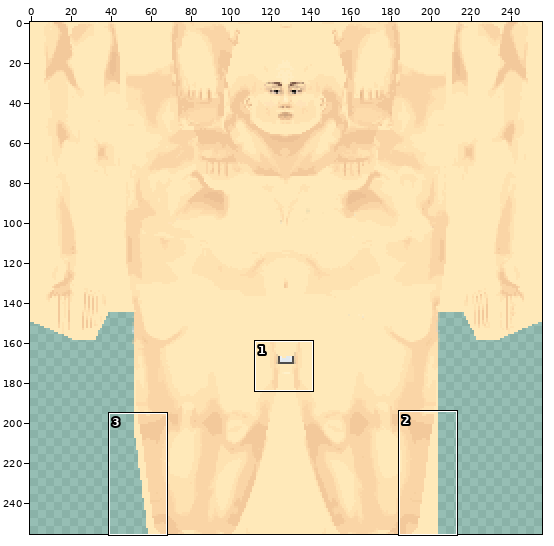
Sprite sheet, stored at Weeb Clothes Undies/media/textures/Body/FemaleBody01.png. Above: a wide view before the commit, with the close-up outlined.
Close-up. Before the edit:
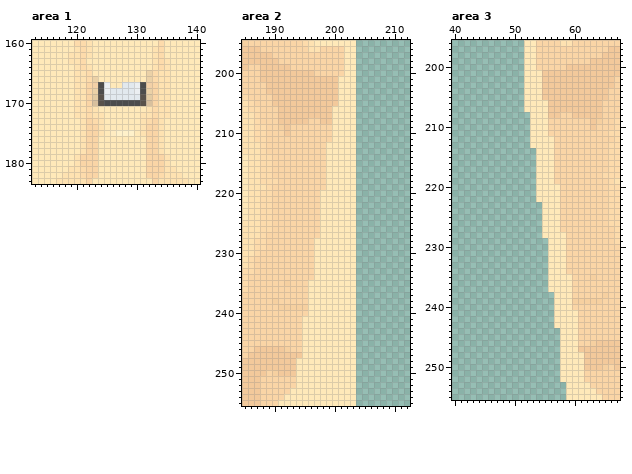
The file is 256x256 pixels. Pixels under 10% opacity are left out. Colours within 5 levels of each other are drawn and written as one. Shown: area 1: x 113..140, y 160..183; area 2: x 185..212, y 195..255; area 3: x 40..67, y 196..255. The commit also changed other parts of the picture, which this record leaves out.
The result:
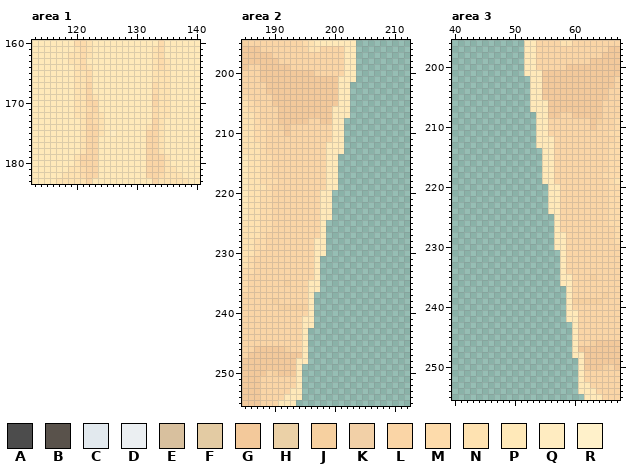
Palette (. is transparent): A #4c4c4c  B #59524b  C #e2e9ee  D #ebeff2  E #d8c09e  F #e3cba3  G #f3c99b  H #ebd1a7  J #f6d0a0  K #f2d0a7  L #fad5a6  M #fddbab  N #fee2b1  P #ffe9b9  Q #ffecc1  R #fff1ca
Change:
--- area 1
@@ x 120..135 @@
 164 NMNPPPPPPPPPPNMN
-165 NNMPPPPPPPPPHMNN
-166 NNMHPPPPPPPPHMNN
-167 NNLKADPPCCDAKLNN
-168 NNLHADCCCCDAHLNN
-169 NNLFBCCCCCCBFLNN
-170 NNLEBAAAAAABELNN
-171 NNMNPPPPPPPPNMNN
-172 NNMNNPPPPPPNNMNN
-173 PNLMNPPPPPPNMLNP
-174 PNLLNPPPPPPNLLNP
-175 PNLLNPQRRRPNLLNP
+165 NNMPPPPPPPPPPNNN
+166 NNMPPPPPPPPPPNNN
+167 NNLPPPPPPPPPPMNN
+168 NNLPPPPPPPPPPMNN
+169 NNLNPPPPPPPPPLNN
+170 NNLLPPPPPPPPPLNN
+171 NNMLPPPPPPPPPMNN
+172 NNLMNPPPPPPPPMNN
+173 PNLMNPPPPPPPPLNP
+174 PNLLNPPPPPPPNLNP
+175 PNLLNPQPPPPPLLNP
 176 PNLLPPPPPPPPLLNP
--- area 2
@@ x 192..205 @@
 201 GGGGGGGGGPPP..
-202 GGGGGGGGGPPP..
-203 GGGGGGGGGPPP..
-204 GGGGGGGGGPPP..
-205 GGGGGGGGGPPP..
-206 GGGGGGGGPPPP..
-207 GGGGGGGGPPPP..
-208 GGGGLLGGPPPP..
-209 GLLLLLLLPPPP..
-210 GLLLLLLLPPPP..
-211 LLLLLLLLPPPP..
-212 LLLLLLLPPPPP..
-213 LLLLLLLPPPPP..
-214 LLLLLLLPPPPP..
-215 LLLLLLLPPPPP..
-216 LLLLLLLPPPPP..
-217 LLLLLLLPPPPP..
-218 LLLLLLLPPPPP..
-219 LLLLLLLPPPPP..
-220 LLLLLLPPPPPP..
-221 LLLLLLPPPPPP..
-222 LLLLLLPPPPPP..
-223 LLLLLLPPPPPP..
-224 LLLLLLPPPPPP..
-225 LLLLLLPPPPPP..
-226 LLLLLLPPPPPP..
-227 LLLLLLPPPPPP..
-228 LLLLLPPPPPPP..
-229 LLLLLPPPPPPP..
-230 LLLLLPPPPPPP..
-231 LLLLLPPPPPPP..
-232 LLLLLPPPPPPP..
-233 LLLLLPPPPPPP..
-234 LLLLLPPPPPPP..
-235 JLLLPPPPPPPP..
-236 LLLLPPPPPPPP..
-237 LLLLPPPPPPPP..
-238 LLLLPPPPPPPP..
-239 JJJJPPPPPPPP..
-240 LLLLPPPPPPPP..
-241 LLLPPPPPPPPP..
-242 LLLPPPPPPPPP..
-243 LLLPPPPPPPPP..
-244 LLLPPPPPPPPP..
-245 LLLPPPPPPPPP..
-246 JLLPPPPPPPPP..
-247 GGGPPPPPPPPP..
-248 GGPPPPPPPPPP..
-249 GGPPPPPPPPPP..
-250 GGPPPPPPPPPP..
-251 LLPPPPPPPPPP..
-252 LLPPPPPPPPPP..
-253 LPPPPPPPPPPP..
-254 PPPPPPPPPPPP..
-255 PPPPPPPPPPPP..
+202 GGGGGGGGGPP...
+203 GGGGGGGGGPP...
+204 GGGGGGGGGPP...
+205 GGGGGGGGGPP...
+206 GGGGGGGGPPP...
+207 GGGGGGGGPPP...
+208 GGGGLLGGPP....
+209 GLLLLLLLPP....
+210 GLLLLLLLPP....
+211 LLLLLLLLPP....
+212 LLLLLLLPPP....
+213 LLLLLLLPPP....
+214 LLLLLLLPP.....
+215 LLLLLLLPP.....
+216 LLLLLLLPP.....
+217 LLLLLLLPP.....
+218 LLLLLLLPP.....
+219 LLLLLLLPP.....
+220 LLLLLLPP......
+221 LLLLLLPP......
+222 LLLLLLPP......
+223 LLLLLLPP......
+224 LLLLLLPP......
+225 LLLLLLP.......
+226 LLLLLLP.......
+227 LLLLLLP.......
+228 LLLLLPP.......
+229 LLLLLPP.......
+230 LLLLLPP.......
+231 LLLLLP........
+232 LLLLLP........
+233 LLLLLP........
+234 LLLLLP........
+235 JLLLPP........
+236 LLLLPP........
+237 LLLLP.........
+238 LLLLP.........
+239 JJJJP.........
+240 LLLLP.........
+241 LLLPP.........
+242 LLLPP.........
+243 LLLP..........
+244 LLLP..........
+245 LLLP..........
+246 JLLP..........
+247 GGGP..........
+248 GGPP..........
+249 GGP...........
+250 GGP...........
+251 LLP...........
+252 LLP...........
+253 LPP...........
+254 PPP...........
+255 PP............
--- area 3
@@ x 50..63 @@
 201 ..PPPGGGGGGGGG
-202 ..PPPGGGGGGGGG
-203 ..PPPGGGGGGGGG
-204 ..PPPGGGGGGGGG
-205 ..PPPGGGGGGGGG
-206 ..PPPPGGGGGGGG
-207 ..PPPPGGGGGGGG
-208 ...PPPGGLLGGGG
-209 ...PPPLLLLLLLG
-210 ...PPPLLLLLLLG
-211 ...PPPLLLLLLLL
-212 ...PPPPLLLLLLL
-213 ...PPPPLLLLLLL
-214 ....PPPLLLLLLL
-215 ....PPPLLLLLLL
-216 ....PPPLLLLLLL
-217 ....PPPLLLLLLL
-218 ....PPPLLLLLLL
-219 ....PPPLLLLLLL
-220 ....PPPPLLLLLL
-221 ....PPPPLLLLLL
-222 ....PPPPLLLLLL
-223 .....PPPLLLLLL
-224 .....PPPLLLLLL
-225 .....PPPLLLLLL
-226 .....PPPLLLLLL
-227 .....PPPLLLLLL
-228 .....PPPPLLLLL
-229 ......PPPLLLLL
-230 ......PPPLLLLL
-231 ......PPPLLLLL
-232 ......PPPLLLLL
-233 ......PPPLLLLL
-234 ......PPPLLLLL
-235 ......PPPPLLLJ
-236 ......PPPPLLLL
-237 ......PPPPLLLL
-238 .......PPPLLLL
-239 .......PPPJJJJ
-240 .......PPPLLLL
-241 .......PPPPLLL
-242 .......PPPPLLL
-243 .......PPPPLLL
-244 ........PPPLLL
-245 ........PPPLLL
-246 ........PPPLLJ
-247 ........PPPGGG
-248 ........PPPPGG
-249 ........PPPPGG
-250 ........PPPPGG
-251 ........PPPPLL
-252 ........PPPPLL
-253 .........PPPPL
-254 .........PPPPP
-255 .........PPPPP
+202 ...PPGGGGGGGGG
+203 ...PPGGGGGGGGG
+204 ...PPGGGGGGGGG
+205 ...PPGGGGGGGGG
+206 ...PPPGGGGGGGG
+207 ...PPPGGGGGGGG
+208 ....PPGGLLGGGG
+209 ....PPLLLLLLLG
+210 ....PPLLLLLLLG
+211 ....PPLLLLLLLL
+212 ....PPPLLLLLLL
+213 ....PPPLLLLLLL
+214 .....PPLLLLLLL
+215 .....PPLLLLLLL
+216 .....PPLLLLLLL
+217 .....PPLLLLLLL
+218 .....PPLLLLLLL
+219 .....PPLLLLLLL
+220 ......PPLLLLLL
+221 ......PPLLLLLL
+222 ......PPLLLLLL
+223 ......PPLLLLLL
+224 ......PPLLLLLL
+225 .......PLLLLLL
+226 .......PLLLLLL
+227 .......PLLLLLL
+228 .......PPLLLLL
+229 .......PPLLLLL
+230 .......PPLLLLL
+231 ........PLLLLL
+232 ........PLLLLL
+233 ........PLLLLL
+234 ........PLLLLL
+235 ........PPLLLJ
+236 ........PPLLLL
+237 .........PLLLL
+238 .........PLLLL
+239 .........PJJJJ
+240 .........PLLLL
+241 .........PPLLL
+242 .........PPLLL
+243 ..........PLLL
+244 ..........PLLL
+245 ..........PLLL
+246 ..........PLLJ
+247 ..........PGGG
+248 ..........PPGG
+249 ...........PGG
+250 ...........PGG
+251 ...........PLL
+252 ...........PLL
+253 ...........PPL
+254 ...........PPP
+255 ............PP
Changed places in both close-ups, as pixel boxes (x1, y1, x2, y2):
changed: (86, 70, 158, 136)
erased: (296, 82, 356, 406)
erased: (524, 76, 584, 400)
